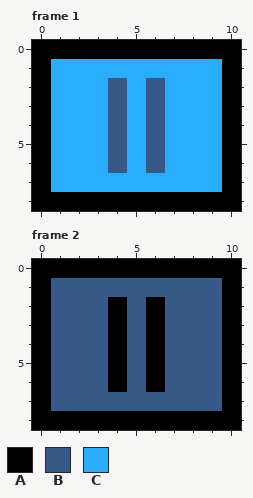
Pixel-art file, stored at assets/ui/pause_btn_topbar.ase. This is how it looked before the edit.
11x9 pixels, 2 frames. Shown: frame 1, frame 2.
Palette (. is transparent): A #000000  B #365987  C #29adff
Pixels before, frame 1, first column x 0:
0 AAAAAAAAAAA
1 ACCCCCCCCCA
2 ACCCBCBCCCA
3 ACCCBCBCCCA
4 ACCCBCBCCCA
5 ACCCBCBCCCA
6 ACCCBCBCCCA
7 ACCCCCCCCCA
8 AAAAAAAAAAA
Pixels before, frame 2, first column x 0:
0 AAAAAAAAAAA
1 ABBBBBBBBBA
2 ABBBABABBBA
3 ABBBABABBBA
4 ABBBABABBBA
5 ABBBABABBBA
6 ABBBABABBBA
7 ABBBBBBBBBA
8 AAAAAAAAAAA
After the commit:
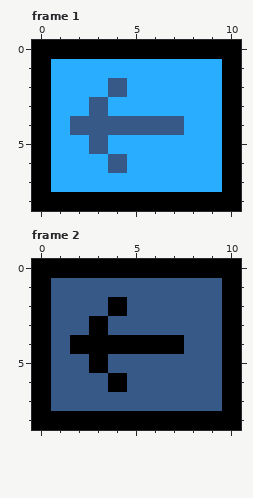
What changed:
{"where": "frame 1"}
{"frame":1,"y":2,"x":6,"old":"B","new":"C"}
{"frame":1,"y":3,"x":3,"old":"CB","new":"BC"}
{"frame":1,"y":3,"x":6,"old":"B","new":"C"}
{"frame":1,"y":4,"x":2,"old":"CC","new":"BB"}
{"frame":1,"y":4,"x":5,"old":"C","new":"B"}
{"frame":1,"y":4,"x":7,"old":"C","new":"B"}
{"frame":1,"y":5,"x":3,"old":"CB","new":"BC"}
{"frame":1,"y":5,"x":6,"old":"B","new":"C"}
{"frame":1,"y":6,"x":6,"old":"B","new":"C"}
{"where": "frame 2"}
{"frame":2,"y":2,"x":6,"old":"A","new":"B"}
{"frame":2,"y":3,"x":3,"old":"BA","new":"AB"}
{"frame":2,"y":3,"x":6,"old":"A","new":"B"}
{"frame":2,"y":4,"x":2,"old":"BB","new":"AA"}
{"frame":2,"y":4,"x":5,"old":"B","new":"A"}
{"frame":2,"y":4,"x":7,"old":"B","new":"A"}
{"frame":2,"y":5,"x":3,"old":"BA","new":"AB"}
{"frame":2,"y":5,"x":6,"old":"A","new":"B"}
{"frame":2,"y":6,"x":6,"old":"A","new":"B"}
{"label":"changed","picture_box":[70,78,184,173]}
{"label":"changed","picture_box":[70,297,184,392]}
